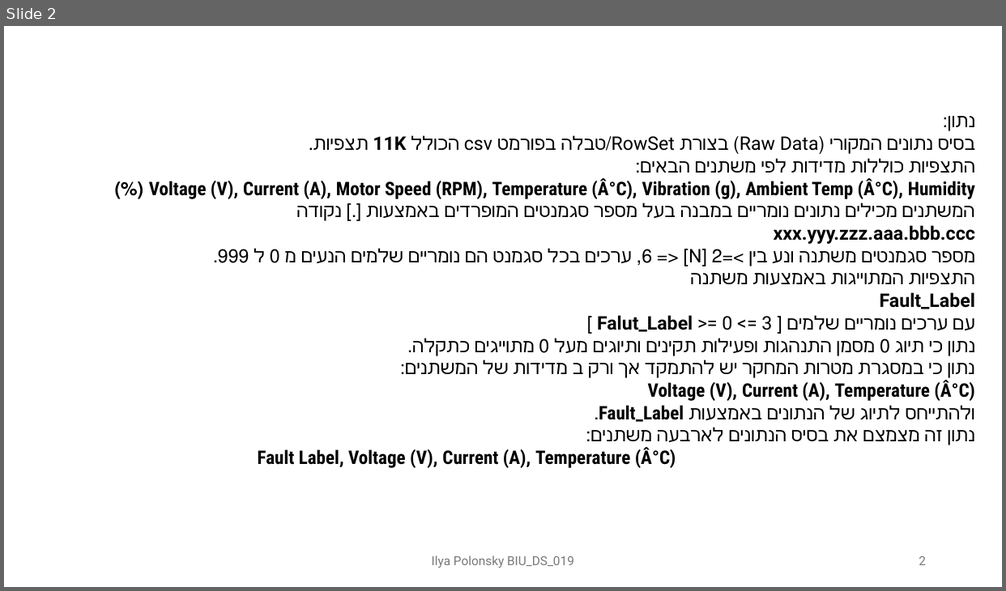
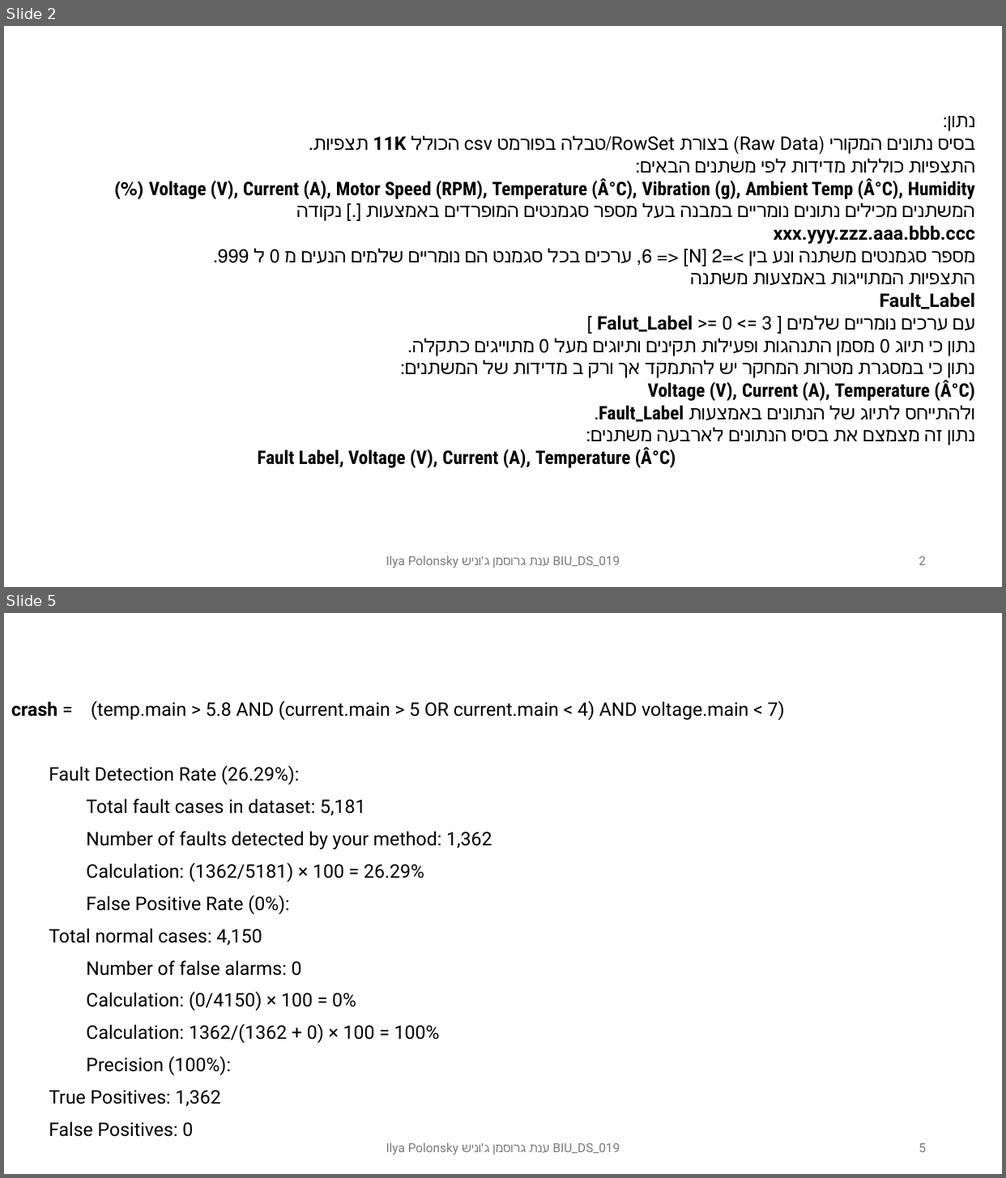
Before and after one commit to polonskyilya/Data, a slide deck: Prod/Report/Report_Ilya_BIU_DS019.pptx. Shown one above the other, each under a label of ours: slide 2 before the commit, slides 2 and 5 after it; the slides between them are not shown. The pictures are 1006x591 and 1006x1178 pixels, drawn with LibreOffice and Linux fonts; fonts in the diff are those of the drawing. Boxes give left, top, right and bottom in pixels: in the first picture for what was removed or moved away, otherwise in the second. Text is boxed around its words. In the diff, an @@ line names an element or a change of style, - is before the commit and + after.

```diff
--- a/Prod/Report/Report_Ilya_BIU_DS019.pptx
+++ b/Prod/Report/Report_Ilya_BIU_DS019.pptx
@@ slide 5 added at bbox=[4, 613, 1002, 1174], background #FFFFFF @@
@@ text added at bbox=[11, 700, 785, 1137], 18 pt, text #000000 @@
+crash = (temp.main > 5.8 AND (current.main > 5 OR current.main < 4) AND voltage.main < 7)
+Fault Detection Rate (26.29%):
+Total fault cases in dataset: 5,181
+Number of faults detected by your method: 1,362
+Calculation: (1362/5181) × 100 = 26.29%
+False Positive Rate (0%):
+Total normal cases: 4,150
+Number of false alarms: 0
+Calculation: (0/4150) × 100 = 0%
+Calculation: 1362/(1362 + 0) × 100 = 100%
+Precision (100%):
+True Positives: 1,362
+False Positives: 0
@@ text added at bbox=[386, 1143, 620, 1155], 12 pt, text #797979 @@
+Ilya Polonsky ענת גרוסמן ג'וניש BIU_DS_019
@@ page number added at bbox=[918, 1144, 926, 1152], 12 pt, text #797979 @@
+5
@@ slide 2 changed as well @@
@@ text at bbox=[386, 556, 620, 568]: text changed @@
-Ilya Polonsky BIU_DS_019
+Ilya Polonsky ענת גרוסמן ג'וניש BIU_DS_019
```
Also in this commit, not shown: 1 other slide changed, 3 other slides added, 9 other files.
